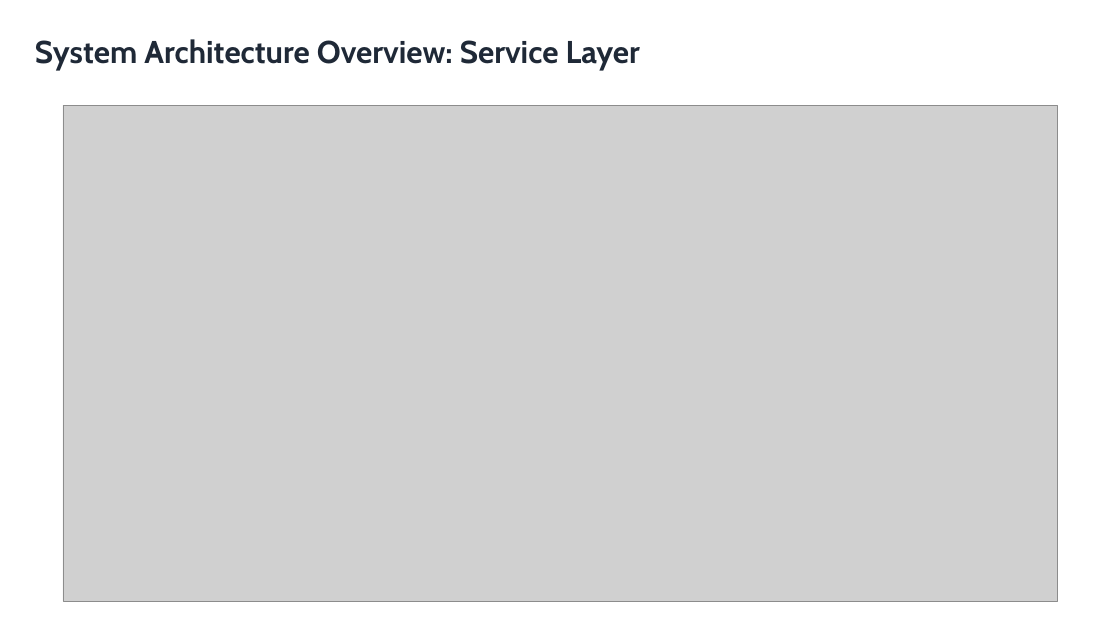
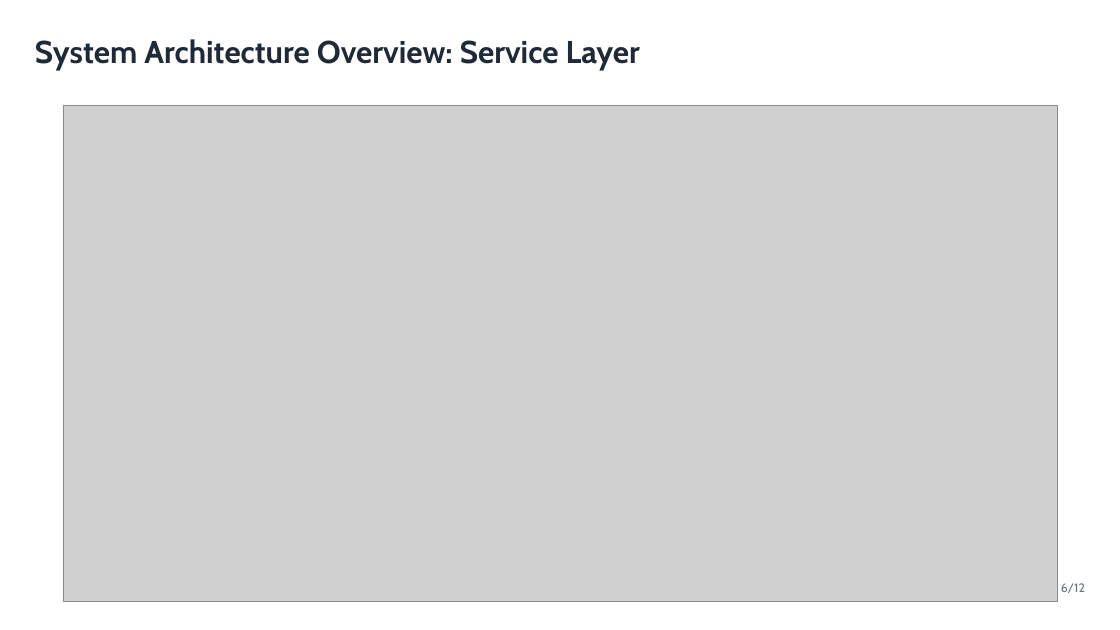
Before and after one commit to Decidish/decidish, a slide deck: slide 6 of documents/vision_documentation/slides.odp. Drawn at 1120x630 pixels with LibreOffice and Linux fonts; fonts in the diff are those of the drawing; grey boxes stand for pictures; background and template pictures are left out. Boxes give left, top, right and bottom in pixels: in the first picture for what was removed or moved away, otherwise in the second. Text is boxed around its words. In the diff, an @@ line names an element or a change of style, - is before the commit and + after.

```diff
--- a/documents/vision_documentation/slides.odp
+++ b/documents/vision_documentation/slides.odp
@@ text added at [1061,583,1085,593], 10.5 pt, text #6B7280 @@
+6/12
```
Also in this commit, not shown: 10 other slides changed, 3 other files.
